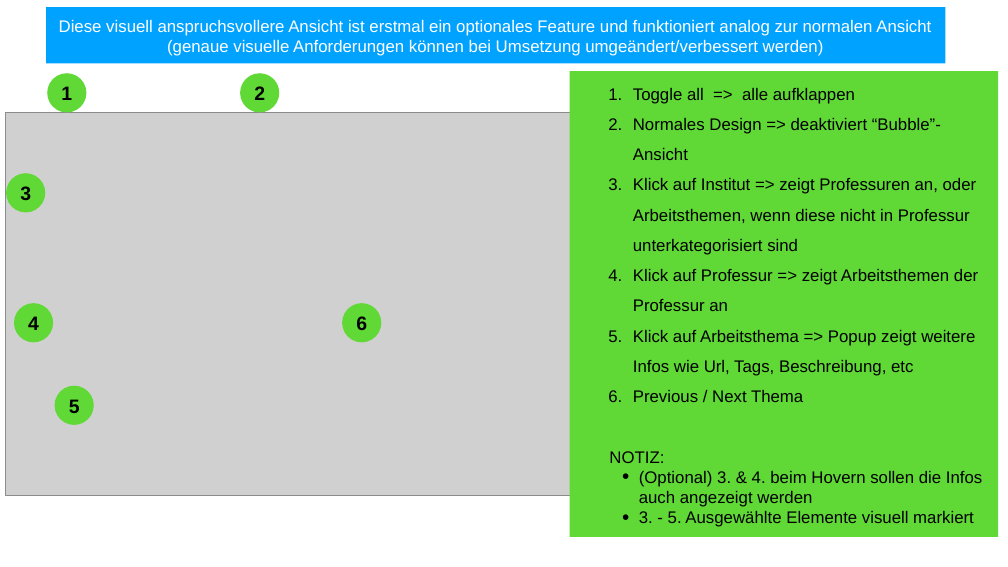
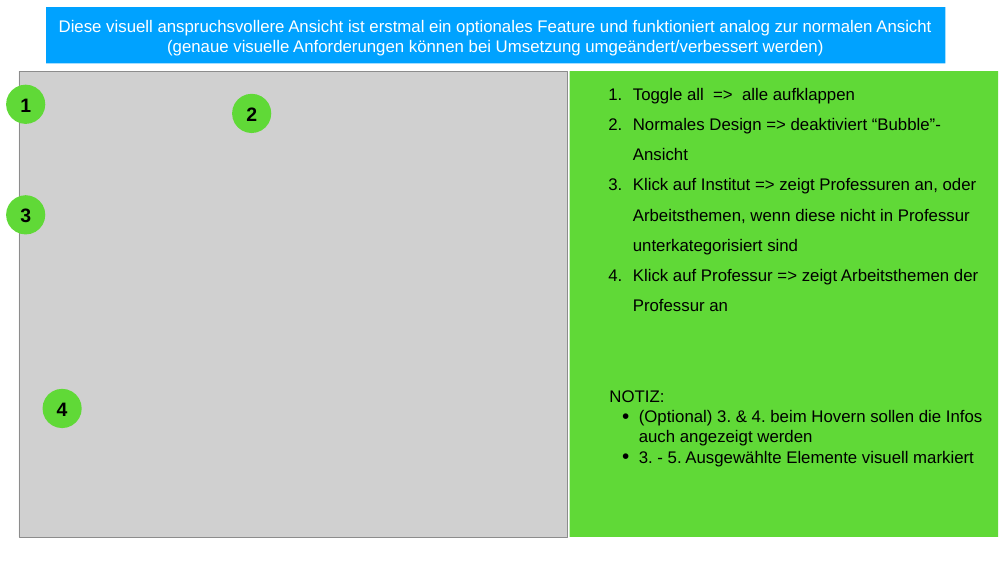
Before and after one commit to annenotarobot/WebTech-Assignemnt-3, a slide deck: slide 3 of documentation/Funktionalitäten.pptx. Drawn at 1008x567 pixels with LibreOffice and Linux fonts; fonts in the diff are those of the drawing; grey boxes stand for pictures. Boxes give left, top, right and bottom in pixels: in the first picture for what was removed or moved away, otherwise in the second. Text is boxed around its words. In the diff, an @@ line names an element or a change of style, - is before the commit and + after.

```diff
--- a/documentation/Funktionalitäten.pptx
+++ b/documentation/Funktionalitäten.pptx
@@ ellipse "1" moved from (x1=47, y1=73, x2=87, y2=113) to (x1=6, y1=85, x2=45, y2=124) @@
@@ picture resized from (x1=5, y1=113, x2=581, y2=495) to (x1=19, y1=71, x2=568, y2=537) @@
@@ ellipse "2" moved from (x1=240, y1=73, x2=279, y2=113) to (x1=232, y1=94, x2=271, y2=133) @@
@@ ellipse "3" moved from (x1=6, y1=173, x2=45, y2=212) to (x1=6, y1=195, x2=45, y2=234) @@
@@ ellipse removed at (x1=342, y1=303, x2=381, y2=342) @@
-6
@@ text in rectangle at (x1=633, y1=330, x2=975, y2=402): paragraphs removed @@
-  5. Klick auf Arbeitsthema => Popup zeigt weitere Infos wie Url, Tags, Beschreibung, etc
-  6. Previous / Next Thema
@@ ellipse "4" moved from (x1=14, y1=303, x2=53, y2=342) to (x1=43, y1=389, x2=82, y2=428) @@
@@ ellipse removed at (x1=54, y1=386, x2=94, y2=425) @@
-5
```
Also in this commit, not shown: 1 slide added, 5 other files.
